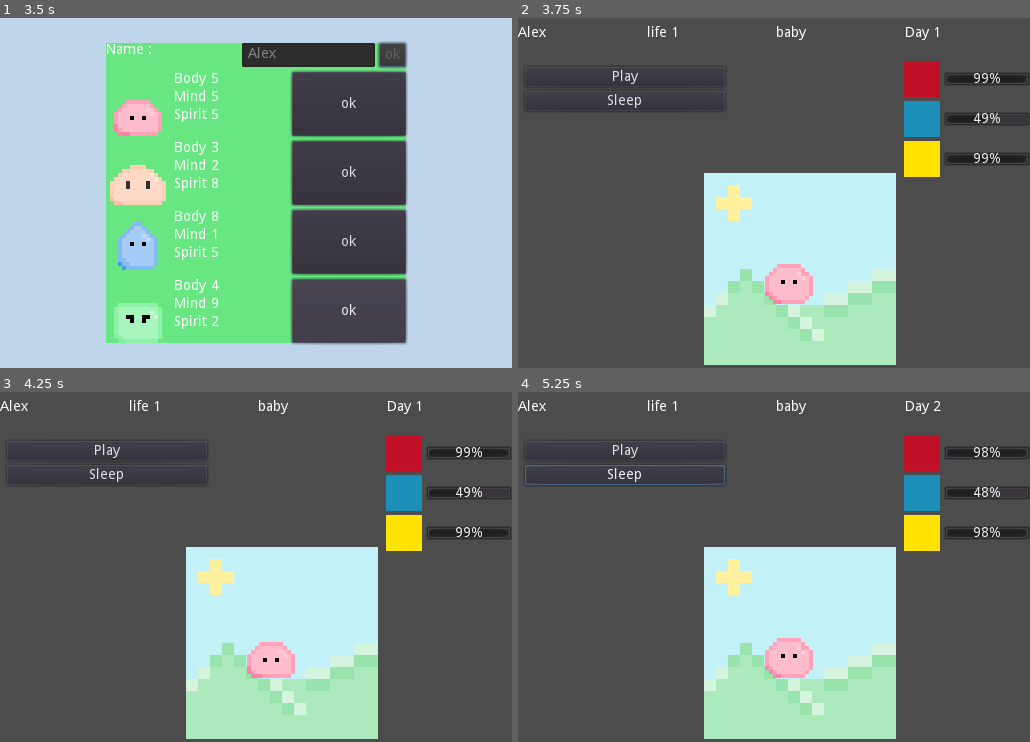
Above: before the commit, frames 1-4 (two rows, left to right).
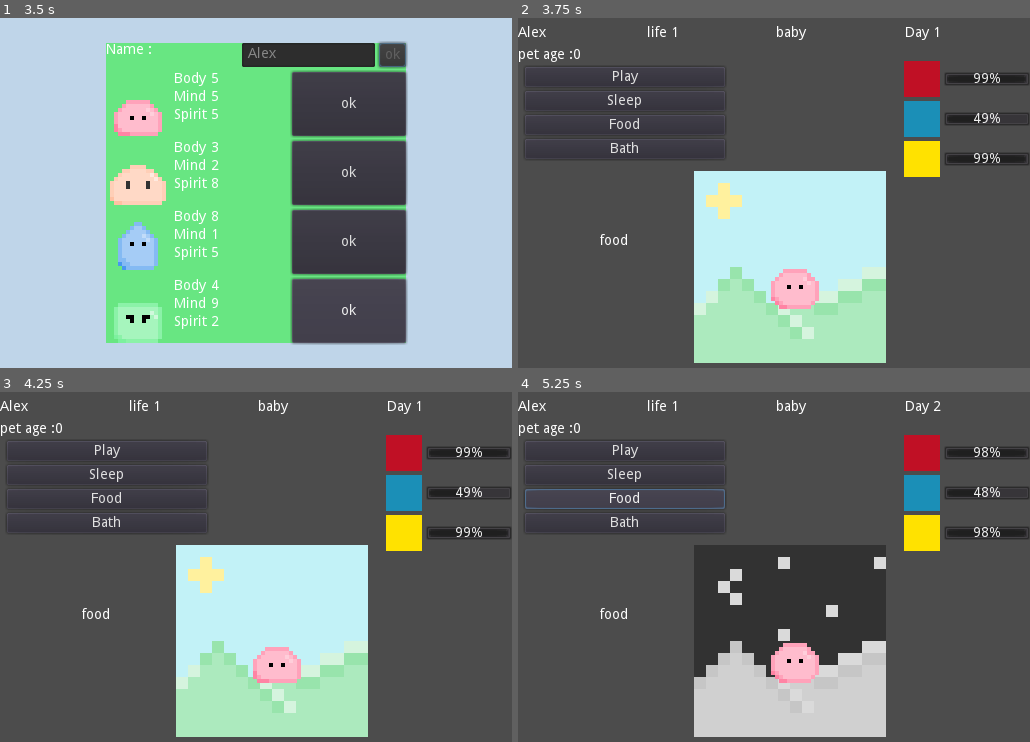
Above: after the commit, the same moments.

Repository: Hackerspace-IFUSP/VirtualPet
Game: Godot game, scene res://Title/Title.tscn
Two runs of this game, one before a commit and one after it. Both use one fixed random seed, a clock stepped at 60 frames per second and the inputs below.
Inputs (mouse positions are in pixels of both pictures, inside the frame that each line leads up to):
- Up to frame 1 (3.5 s): click (256, 193) at 0.5 s; click (307, 193) at 1.27 s; type "Alex" at 1.35 s; click (256, 193) at 2 s; click "ok" at 2.75 s
- Up to frame 2 (3.75 s): click "ok" at 3.5 s
- Up to frame 3 (4.25 s): no input
- Up to frame 4 (5.25 s): click "Sleep" at 4.25 s; click (625, 500) at 5 s, where only the run after the commit has a clickable "Food"

Frame 1 is identical in both runs. In frame 2, 5.5% of the frame differs, in the area x 0-74%, y 8-100%; in frame 3, 5.4%; in frame 4, 22%.

Commit message:
more gameplay

Diff:
--- a/VirtualPet/Game/MainGame.gd
+++ b/VirtualPet/Game/MainGame.gd
@@ -1,4 +1,8 @@
 extends Node2D
+
+var is_pleased = true
+enum needs {food, bath, play, none = -1}
+var need_now = needs.none
 
 
 func _ready():
@@ -15,6 +19,11 @@
 		$Background.frame = 1
 		$PlayerPet.speed_scale = .5
 	get_tree().call_group("GUI", "update_gui")
+
+	randomize()
+	$Need.wait_time = 1 + randi () % 5
+	$Need.start()
+
 
 func _process(delta):
 	GameState.Energy-=.02
@@ -39,6 +48,26 @@
 					$PlayerPet.play("cream_baby")
 				GameState.type.PINK:
 					$PlayerPet.play("pink_baby")
+	if GameState.pet_age == "child":
+		match GameState.pet_type:
+				GameState.type.GREEN:
+					$PlayerPet.play("child_green")
+				GameState.type.BLUE:
+					$PlayerPet.play("child_blue")
+				GameState.type.CREAM:
+					$PlayerPet.play("child_cream")
+				GameState.type.PINK:
+					$PlayerPet.play("child_pink")
+	if GameState.pet_age == "adult":
+		match GameState.pet_type:
+				GameState.type.GREEN:
+					$PlayerPet.play("adult_green")
+				GameState.type.BLUE:
+					$PlayerPet.play("adult_blue")
+				GameState.type.CREAM:
+					$PlayerPet.play("adult_cream")
+				GameState.type.PINK:
+					$PlayerPet.play("adult_pink")
 
 
 func _on_Timer_timeout():
@@ -46,19 +75,29 @@
 	if GameState.day:
 		$Background.frame = 0
 		GameState.days_passed+=1
+		GameState.pet_days+=1
 		get_tree().call_group("GUI", "update_gui")
 		$PlayerPet.speed_scale = 1
 	if not GameState.day:
 		$Background.frame = 1
 		$PlayerPet.speed_scale = .5
 	$Timer.start()
+	set_anim()
 
 
 func _on_Play_pressed():
-	GameState.Energy-=10
-	GameState.Happines+=10
-	get_tree().call_group("GUI", "update_gui")
-	get_tree().change_scene("res://MiniGame/JoKenPo.tscn")
+	if GameState.Energy >= 10:
+		GameState.Energy-=10
+		if is_pleased == false and need_now == needs.play:
+			GameState.Happines+=20
+			is_pleased = true
+			need_now = needs.none
+			need_text()
+			$Need.start()
+		else:
+			GameState.Happines+=10
+		get_tree().call_group("GUI", "update_gui")
+		get_tree().change_scene("res://MiniGame/JoKenPo.tscn")
 
 
 func _on_Sleep_pressed():
@@ -81,3 +120,61 @@
 
 func _on_PlayerPet_tired():
 	$UI/Control/Actions/Play.disabled = true
+
+
+func _on_Need_timeout():
+	print("começou")
+	var next_need = randi() % 3
+	need_now = next_need
+	is_pleased = false
+	need_text()
+
+	$WaitAction.start()
+
+func need_text():
+		match need_now:
+			0:
+				$TextureRect.text = "food"
+			1:
+				$TextureRect.text = "bath"
+			2:
+				$TextureRect.text = "play"
+			_:
+				$TextureRect.text = "none"
+
+func _on_Food_pressed():
+	if need_now == needs.food and is_pleased == false:
+		GameState.Happines+=10
+		GameState.Health+=10
+		get_tree().call_group("GUI", "update_gui")
+		need_now = needs.none
+		is_pleased = true
+		need_text()
+
+func _on_Wait_action_timeout():
+	if not is_pleased:
+		print("n deu =( ")
+		match need_now:
+			0:
+				GameState.Health -= 10
+				GameState.Happines -= 10
+			1:
+				GameState.Health -= 10
+				GameState.Happines -= 10
+			2:
+				GameState.Happines -= 10
+			_:
+				pass
+	get_tree().call_group("GUI", "update_gui")
+
+	$Need.wait_time = 3 + randi() % 3
+	$Need.start()
+
+func _on_Bath_pressed():
+	if need_now == needs.bath and is_pleased == false:
+		GameState.Happines+=10
+		GameState.Health+=10
+		get_tree().call_group("GUI", "update_gui")
+		need_now = needs.none
+		is_pleased = true
+		need_text()
--- a/VirtualPet/Game/MainGame.tscn
+++ b/VirtualPet/Game/MainGame.tscn
@@ -6,6 +6,7 @@
 [ext_resource path="res://Sprites/Backgrounds-Sheet.png" type="Texture" id=4]
 
 [node name="MainGame" type="Node2D"]
+position = Vector2( 245, 227 )
 script = ExtResource( 3 )
 
 [node name="UI" type="CanvasLayer" parent="." groups=["GUI"]]
@@ -55,6 +56,22 @@
 margin_bottom = 22.0
 size_flags_horizontal = 3
 text = "Day: []"
+
+[node name="HBoxContainer2" type="HBoxContainer" parent="UI/Control"]
+anchor_right = 1.0
+margin_top = 22.0
+margin_bottom = 52.0
+rect_min_size = Vector2( 0, 30 )
+__meta__ = {
+"_edit_use_anchors_": false
+}
+
+[node name="PetAge" type="Label" parent="UI/Control/HBoxContainer2"]
+margin_top = 8.0
+margin_right = 512.0
+margin_bottom = 22.0
+size_flags_horizontal = 3
+text = "Pet age: []"
 
 [node name="Actions" type="VBoxContainer" parent="UI/Control"]
 margin_left = 7.0
@@ -77,6 +94,18 @@
 margin_bottom = 44.0
 text = "Sleep"
 
+[node name="Food" type="Button" parent="UI/Control/Actions"]
+margin_top = 48.0
+margin_right = 200.0
+margin_bottom = 68.0
+text = "Food"
+
+[node name="Bath" type="Button" parent="UI/Control/Actions"]
+margin_top = 72.0
+margin_right = 200.0
+margin_bottom = 92.0
+text = "Bath"
+
 [node name="Stats" type="VBoxContainer" parent="UI/Control"]
 anchor_left = 1.0
 anchor_right = 1.0
@@ -149,21 +178,36 @@
 value = 100.0
 
 [node name="Background" type="Sprite" parent="."]
-position = Vector2( 186, 155 )
+position = Vector2( -69, -74 )
 scale = Vector2( 12, 12 )
 texture = ExtResource( 4 )
 centered = false
 hframes = 2
 
 [node name="PlayerPet" parent="." instance=ExtResource( 2 )]
-position = Vector2( 239, 222 )
 animation = "pink_baby"
-frame = 0
 
 [node name="Timer" type="Timer" parent="."]
-wait_time = 10.0
 autostart = true
+
+[node name="Need" type="Timer" parent="."]
+one_shot = true
+
+[node name="WaitAction" type="Timer" parent="."]
+wait_time = 5.0
+one_shot = true
+
+[node name="TextureRect" type="Label" parent="."]
+margin_left = -163.0
+margin_top = -11.0
+margin_right = -124.0
+margin_bottom = 3.0
+text = "food"
 
 [connection signal="pressed" from="UI/Control/Actions/Play" to="." method="_on_Play_pressed"]
 [connection signal="pressed" from="UI/Control/Actions/Sleep" to="." method="_on_Sleep_pressed"]
+[connection signal="pressed" from="UI/Control/Actions/Food" to="." method="_on_Food_pressed"]
+[connection signal="pressed" from="UI/Control/Actions/Bath" to="." method="_on_Bath_pressed"]
 [connection signal="timeout" from="Timer" to="." method="_on_Timer_timeout"]
+[connection signal="timeout" from="Need" to="." method="_on_Need_timeout"]
+[connection signal="timeout" from="WaitAction" to="." method="_on_Wait_action_timeout"]
--- a/VirtualPet/GameState/GameState.gd
+++ b/VirtualPet/GameState/GameState.gd
@@ -6,8 +6,11 @@
 var day = true setget set_day, get_day
 var days_passed = 1 setget set_days, get_days
 
+var pet_days = 0 setget set_petday, get_petday
+
 enum type {GREEN, BLUE, PINK, CREAM}
 enum age {BABY, CHILD, ADULT}
+
 
 var pet_age = age.BABY setget ,get_age
 var pet_type = type.PINK
@@ -80,3 +83,15 @@
 
 func get_name():
 	return pet_name
+
+func  set_petday(petday):
+	pet_days = petday
+	if pet_days <=5:
+		pet_age = age.BABY
+	if pet_days > 5 and pet_days <= 10:
+		pet_age = age.CHILD
+	if pet_days > 10:
+		pet_age = age.ADULT
+
+func get_petday():
+	return pet_days
--- a/VirtualPet/Player/PlayerPet.gd
+++ b/VirtualPet/Player/PlayerPet.gd
@@ -15,7 +15,7 @@
 		play("good_ghost")
 	else:
 		play("bad_ghost")
-
+	GameState.pet_age = 0
 
 func _on_DeathTimer_timeout():
 	print("acabou")
--- a/VirtualPet/UI/UI.gd
+++ b/VirtualPet/UI/UI.gd
@@ -13,3 +13,4 @@
 	$Control/Stats/Healt/HealtBar.value = GameState.Health
 	$Control/Stats/Happines/HappyBar.value = GameState.Happines
 	$Control/Stats/Energy/EnergyBar.value = GameState.Energy
+	$Control/HBoxContainer2/PetAge.text = "pet age :" + str(GameState.pet_days)
